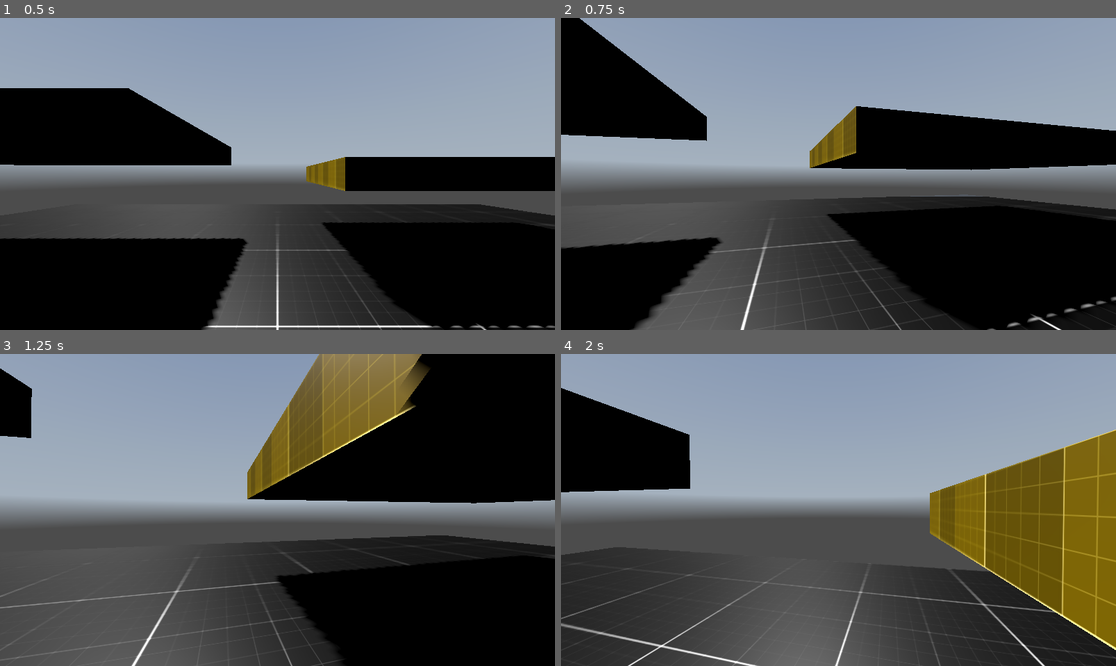
Above: before the commit, frames 1-4 (two rows, left to right).
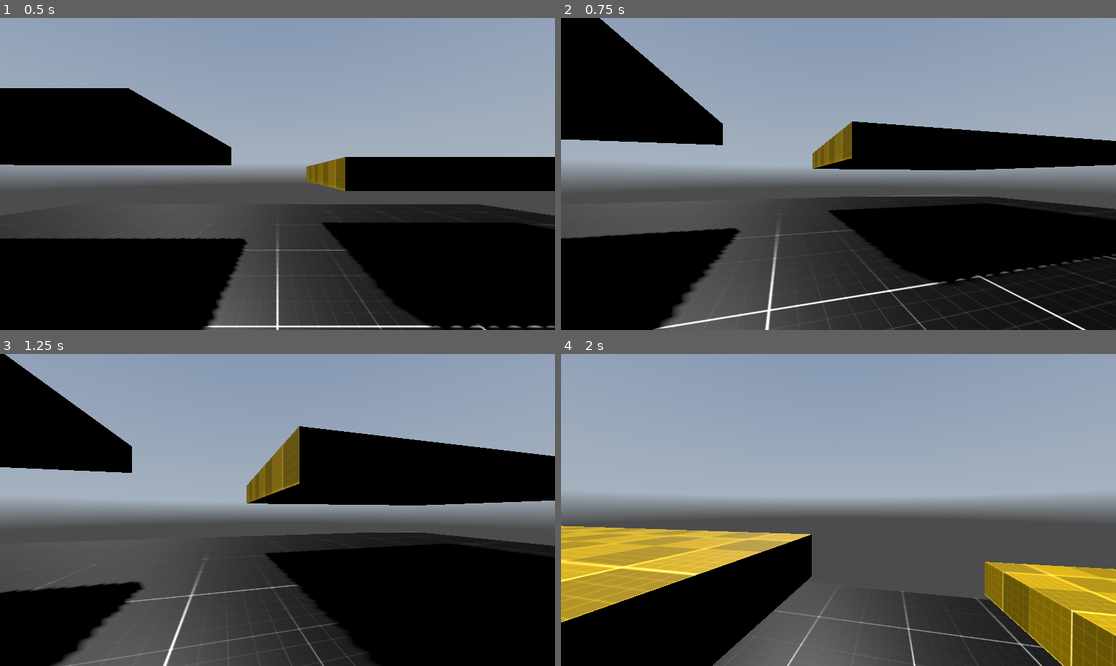
Above: after the commit, the same moments.

Repository: christiannoll/FPSGame
Game: Godot game, scene res://levels/level_001.tscn
Two runs of this game, one before a commit and one after it. Both use one fixed random seed, a clock stepped at 60 frames per second and the inputs below. A sky picture missing from this copy of the repository is replaced by a grey-blue gradient.
Inputs (mouse positions are in pixels of both pictures, inside the frame that each line leads up to):
- Up to frame 1 (0.5 s): no input
- Up to frame 2 (0.75 s): tap Enter at 0.5 s; move the mouse to (866, 174) at 0.52 s; hold W (move_forward) from 0.53 s (still down); hold C (crouch) from 0.53 s (still down)
- Up to frame 3 (1.25 s): keep holding W (move_forward); keep holding C (crouch); tap Space (jump) at 0.77 s
- Up to frame 4 (2 s): keep holding W (move_forward); move the mouse to (810, 510) at 1.27 s; release C (crouch) at 1.28 s; tap C (crouch) at 1.35 s; tap Space (jump) at 1.52 s

Frame 1 is identical in both runs. In frame 2, 9.3% of the frame differs, in the area x 0-100%, y 0-100%; in frame 3, 28%; in frame 4, 41%, in the area x 0-100%, y 10-100%.

Commit message:
Adjusting movement speed

Diff:
--- a/controllers/scripts/fps_controller.gd
+++ b/controllers/scripts/fps_controller.gd
@@ -1,6 +1,7 @@
 extends CharacterBody3D
 
-@export var SPEED : float = 5.0
+@export var SPEED_DEFAULT : float = 5.0
+@export var SPEED_CROUCH: float = 2.0
 @export var TOGGLE_CROUCH: bool = true
 @export var JUMP_VELOCITY : float = 4.5
 @export_range(5, 10, 0.1) var CROUCH_SPEED: float = 7.0
@@ -11,6 +12,7 @@
 @export var ANIMATIONPLAYER: AnimationPlayer
 @export var CROUCH_SHAPECAST: Node3D
 
+var _speed: float
 var _mouse_input : bool = false
 var _rotation_input : float
 var _tilt_input : float
@@ -67,6 +69,8 @@
 	# Get mouse input
 	Input.mouse_mode = Input.MOUSE_MODE_CAPTURED
 
+	_speed = SPEED_DEFAULT
+
 	CROUCH_SHAPECAST.add_exception($".")
 
 func _physics_process(delta):
@@ -89,11 +93,11 @@
 	var direction = (transform.basis * Vector3(input_dir.x, 0, input_dir.y)).normalized()
 
 	if direction:
-		velocity.x = direction.x * SPEED
-		velocity.z = direction.z * SPEED
+		velocity.x = direction.x * _speed
+		velocity.z = direction.z * _speed
 	else:
-		velocity.x = move_toward(velocity.x, 0, SPEED)
-		velocity.z = move_toward(velocity.z, 0, SPEED)
+		velocity.x = move_toward(velocity.x, 0, _speed)
+		velocity.z = move_toward(velocity.z, 0, _speed)
 
 	move_and_slide()
 
@@ -114,11 +118,18 @@
 	match state:
 		true:
 			ANIMATIONPLAYER.play("Crouch", 0, CROUCH_SPEED)
+			set_movement_speed("crouching")
 		false:
 			ANIMATIONPLAYER.play("Crouch", 0, -CROUCH_SPEED, true)
-
-
+			set_movement_speed("default")
 
 func _on_animation_player_animation_started(anim_name: StringName) -> void:
 	if anim_name == "Crouch":
 		_is_crouching = !_is_crouching
+
+func set_movement_speed(state: String):
+	match state:
+		"default":
+			_speed = SPEED_DEFAULT
+		"crouching":
+			_speed = SPEED_CROUCH
